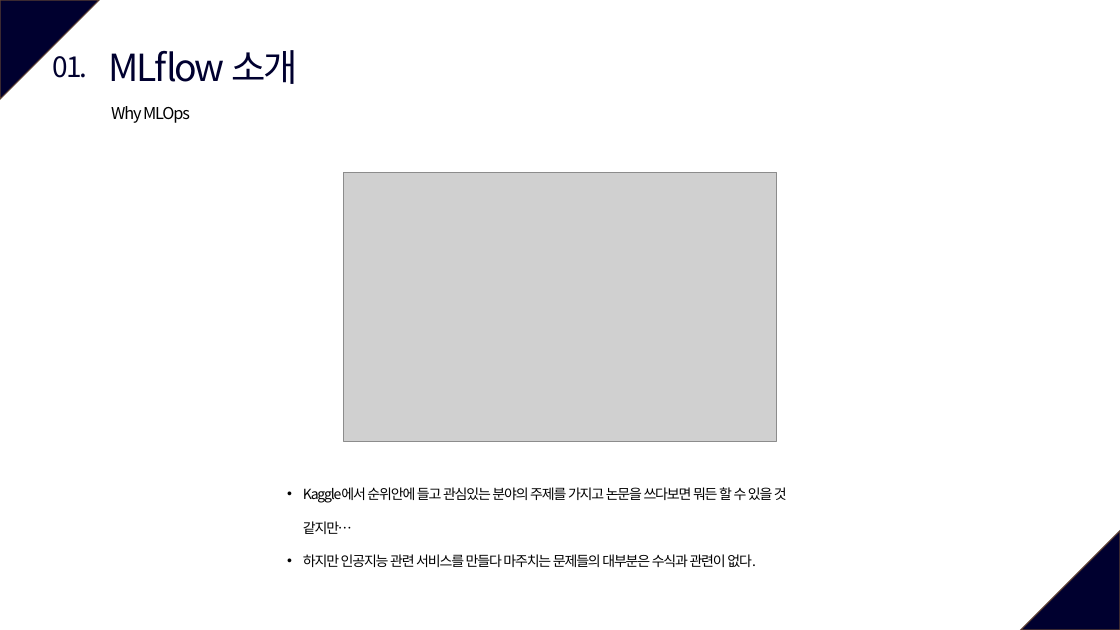
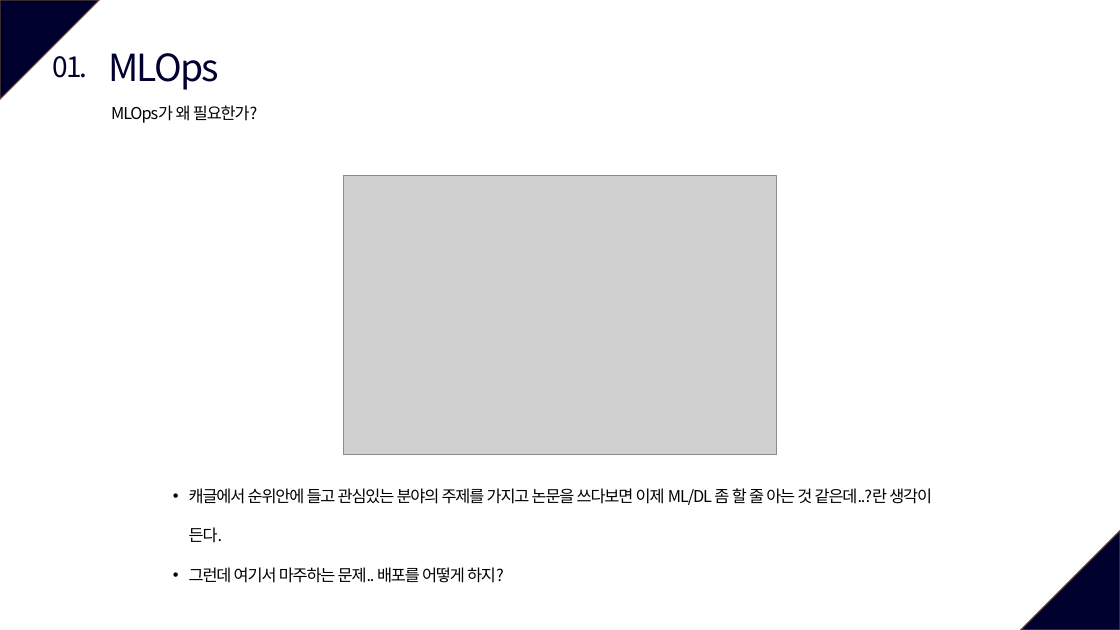
Before and after one commit to vhrehfdl/MLflow_tutorial, a slide deck: slide 4 of MLflow.pptx. Drawn at 1120x630 pixels with LibreOffice and Linux fonts; fonts in the diff are those of the drawing; grey boxes stand for pictures. Boxes give left, top, right and bottom in pixels: in the first picture for what was removed or moved away, otherwise in the second. Text is boxed around its words. In the diff, an @@ line names an element or a change of style, - is before the commit and + after.

```diff
--- a/MLflow.pptx
+++ b/MLflow.pptx
@@ text at bbox=[108, 53, 219, 90]: text changed @@
-MLflow 소개
+MLOps
@@ text at bbox=[111, 105, 258, 123]: text changed @@
-Why MLOps
+MLOps가 왜 필요한가?
@@ picture: place and size @@
-picture at bbox=[343, 172, 777, 441]
+picture at bbox=[343, 176, 777, 455]
@@ text at bbox=[189, 488, 932, 583]: text changed; size 12 to 14 pt @@
-• Kaggle에서 순위안에 들고 관심있는 분야의 주제를 가지고 논문을 쓰다보면 뭐든 할 수 있을 것 같지만…
-• 하지만 인공지능 관련 서비스를 만들다 마주치는 문제들의 대부분은 수식과 관련이 없다.
+• 캐글에서 순위안에 들고 관심있는 분야의 주제를 가지고 논문을 쓰다보면 이제 ML/DL 좀 할 줄 아는 것 같은데..?란 생각이 든다.
+• 그런데 여기서 마주하는 문제.. 배포를 어떻게 하지?
```
Also in this commit, not shown: 18 other slides changed, 5 slides added.
